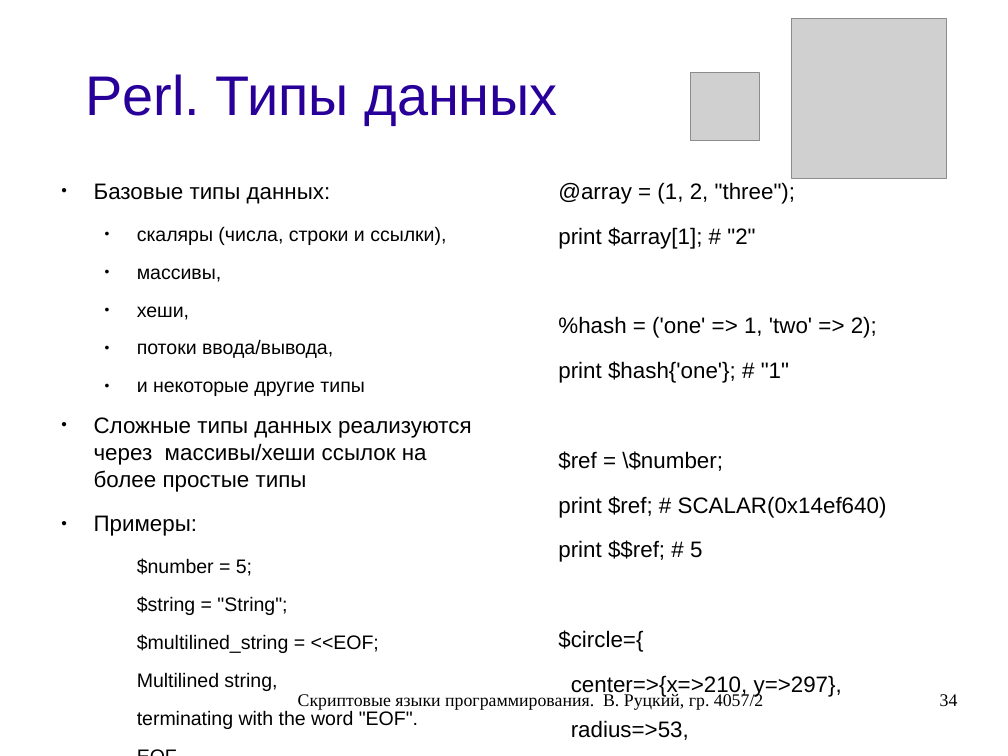
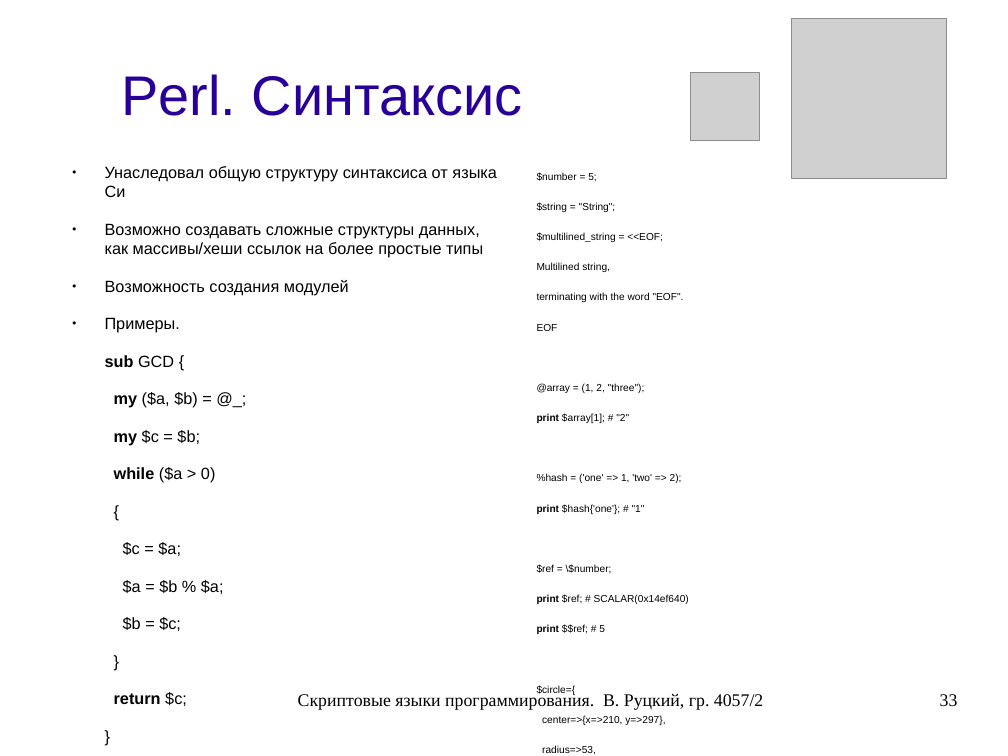
Before and after one commit to rutsky/semester07, a slide deck: slide 33 of Operation_systems/scripting_languages/40572_Rutsky_Scripting_languages.odp (slide 34 before the commit). Drawn at 1008x756 pixels with LibreOffice and Linux fonts; fonts in the diff are those of the drawing; grey boxes stand for pictures. Boxes give left, top, right and bottom in pixels: in the first picture for what was removed or moved away, otherwise in the second. Text is boxed around its words. In the diff, an @@ line names an element or a change of style, - is before the commit and + after.

Commit message:
Scripting languages presentation: Cleaned up Perl and Python parts.

```diff
--- a/Operation_systems/scripting_languages/40572_Rutsky_Scripting_languages.odp
+++ b/Operation_systems/scripting_languages/40572_Rutsky_Scripting_languages.odp
@@ title at <box>121,74,523,116</box>: text changed @@
-Perl. Типы данных
+Perl. Синтаксис
@@ text added at <box>105,166,497,631</box>, 12.8 pt, text #000000 @@
+● Унаследовал общую структуру синтаксиса от языка Си
+● Возможно создавать сложные структуры данных, как массивы/хеши ссылок на более простые типы
+● Возможность создания модулей
+● Примеры.
+sub GCD {
+my ($a, $b) = @_;
+my $c = $b;
+while ($a > 0)
+{
+$c = $a;
+$a = $b % $a;
+$b = $c;
+}
+return $c;
+}
+print GCD(42, 56);
@@ text "$number = 5;": place and size @@
-text "$number = 5;" at <box>558,182,887,740</box>
+text "$number = 5;" at <box>537,172,689,755</box>
@@ text at <box>537,172,684,331</box>: paragraphs added @@
+$number = 5;
+$string = "String";
+$multilined_string = <<EOF;
+Multilined string,
+terminating with the word "EOF".
+EOF
@@ text removed at <box>94,183,472,729</box> @@
-● Базовые типы данных:
-  ● скаляры (числа, строки и ссылки),
-  ● массивы,
-  ● хеши,
-  ● потоки ввода/вывода,
-  ● и некоторые другие типы
-● Сложные типы данных реализуются через массивы/хеши ссылок на более простые типы
-● Примеры:
-  $number = 5;
-  $string = "String";
-  $multilined_string = <<EOF;
-  Multilined string,
-  terminating with the word "EOF".
-  EOF
@@ text at <box>537,383,689,755</box>: size 17.6 to 8 pt in "@array = (1, 2, "three");", "print $array[1]; # "2"", "%hash = ('one' => 1, 'two' => ...", "print $hash{'one'}; # "1"" and 7 more places; bold on in "print", "print", "print", "print" @@
@@ page number at <box>940,694,958,706</box>: text changed @@
-34
+33
```
Also in this commit, not shown: 6 other slides changed, 13 slides removed.
